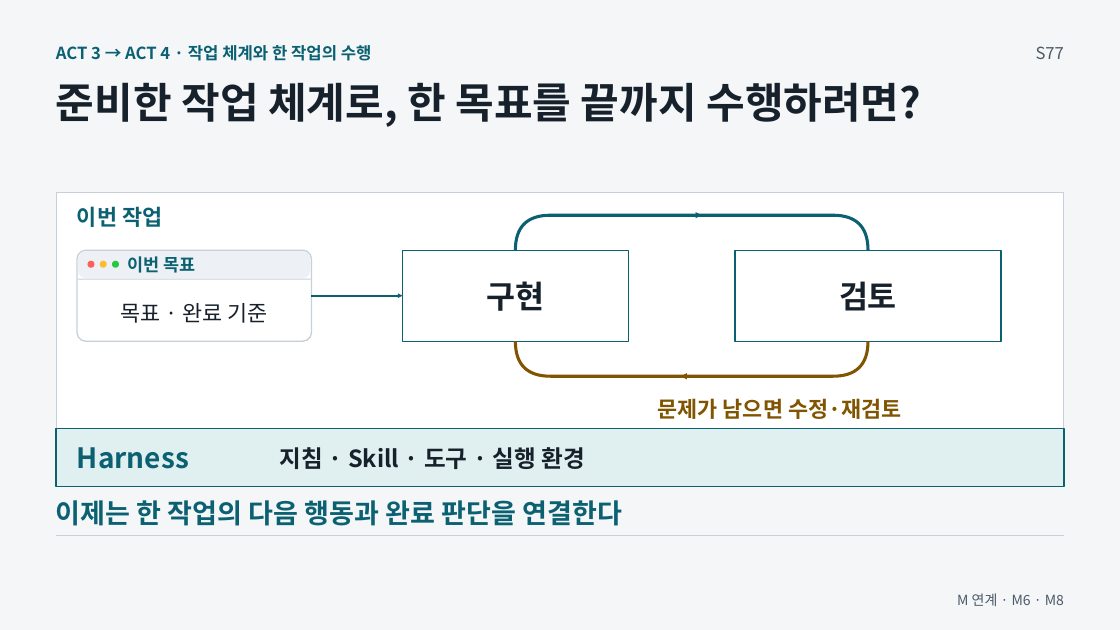
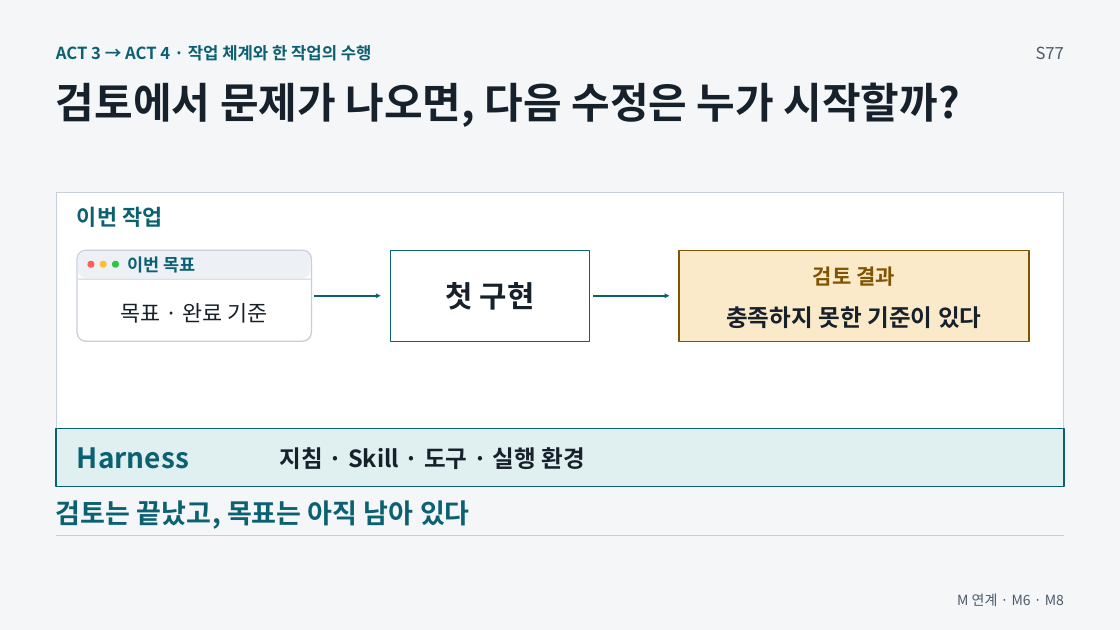
Before and after one commit to GideokKim/ai-dev-training, a slide deck: slide 18 of production/ACT_3.pptx. Drawn at 1120x630 pixels with LibreOffice and Linux fonts; fonts in the diff are those of the drawing. Boxes give left, top, right and bottom in pixels: in the first picture for what was removed or moved away, otherwise in the second. Text is boxed around its words. In the diff, an @@ line names an element or a change of style, - is before the commit and + after.

```diff
--- a/production/ACT_3.pptx
+++ b/production/ACT_3.pptx
@@ text at [56,82,960,127]: text changed @@
-준비한 작업 체계로, 한 목표를 끝까지 수행하려면?
+검토에서 문제가 나오면, 다음 수정은 누가 시작할까?
@@ freeform shape removed at [516,215,869,250] @@
@@ arrow removed from (681, 215) to (702, 215) @@
@@ rectangle: place and size @@
-rectangle at [402,250,628,341]
+rectangle at [391,250,591,341]
@@ rectangle: place and size @@
-rectangle at [735,250,1002,341]
+rectangle at [679,250,1029,341]
@@ rectangle at [679,250,1029,341]: fill #FFFFFF to #FAEAC9; outline #0B6172 1.13 pt to #805400 1.13 pt @@
@@ text at [813,266,895,286]: text changed; size 27 to 18 pt; text colour #17212B to #805400 @@
-검토
+검토 결과
@@ arrow moved from (312, 296) - (402, 296) to (314, 296) - (381, 296) @@
@@ text at [445,282,535,310]: text changed; size 27 to 25.5 pt @@
-구현
+첫 구현
@@ arrow added from (593, 296) to (670, 296), #0B6172 1.88 pt @@
@@ text added at [726,306,981,328], 20.2 pt, text #17212B, bold @@
+충족하지 못한 기준이 있다
@@ freeform shape removed at [516,341,869,376] @@
@@ arrow removed from (702, 376) to (681, 376) @@
@@ text removed at [658,398,901,419] @@
-문제가 남으면 수정·재검토
@@ text at [56,500,470,529]: text changed @@
-이제는 한 작업의 다음 행동과 완료 판단을 연결한다
+검토는 끝났고, 목표는 아직 남아 있다
```
Also in this commit, not shown: 43 other files.
